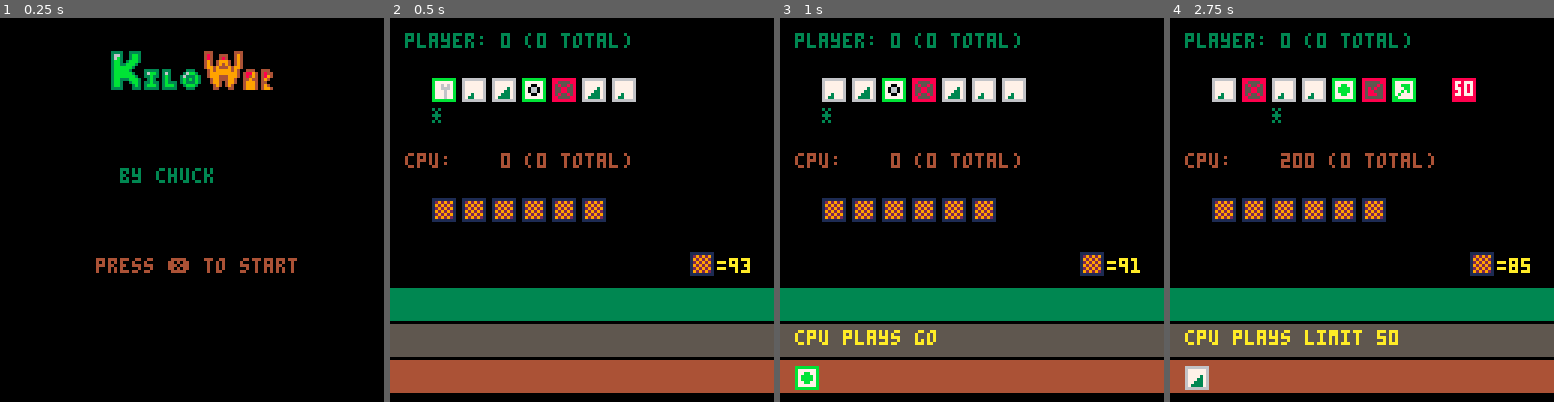
Above: before the commit, frames 1-4 (left to right).
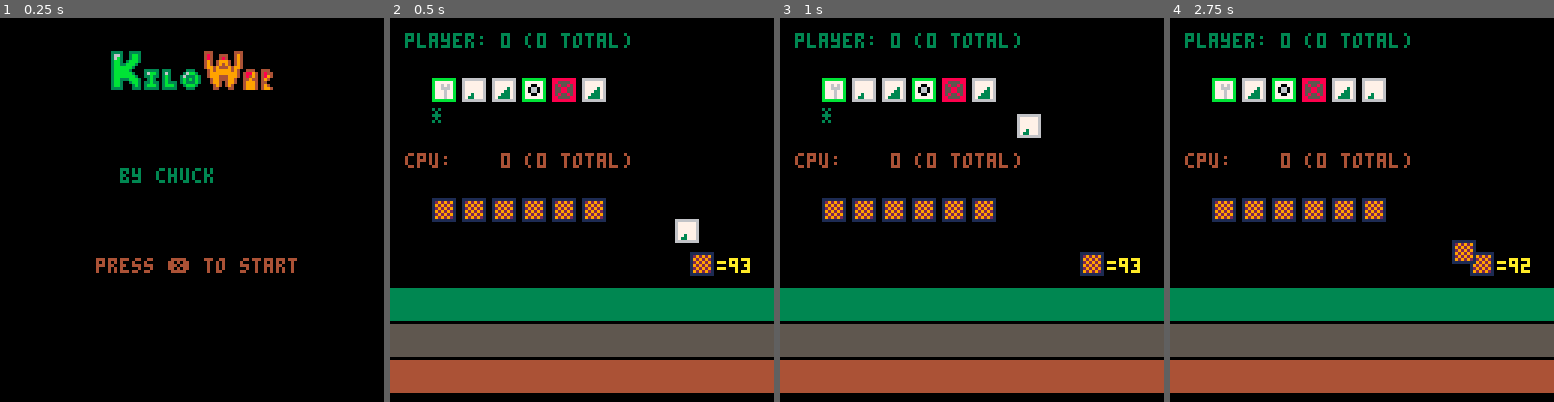
Above: after the commit, the same moments.

Repository: charles-christiansen/kilowar
Game: PICO-8 cartridge kilowar.p8
Same seed, same stepped clock (60 frames per second), same inputs: the game is played once before the commit and once after it.
Inputs:
- Up to frame 1 (0.25 s): no input
- Up to frame 2 (0.5 s): tap X (X key) at 0.33 s
- Up to frame 3 (1 s): tap O (Z key) at 0.7 s
- Up to frame 4 (2.75 s): tap X (X key) at 1.07, 1.85 s; hold Right 1.6-2.1 s; tap O (Z key) at 1.7, 2.1, 2.5 s; hold Right from 2.47 s (still down)

Frame 1 is identical in both runs. In frame 2, 0.8% of the frame differs, in the area x 57-81%, y 15-59%; in frame 3, 3.2%; in frame 4, 5.0%, in the area x 3-94%, y 15-97%.

Commit message:
Animations all work, commiting before implementing extension

Diff:
--- a/kilowar.p8
+++ b/kilowar.p8
@@ -5,6 +5,7 @@
 
 --TODO:
 ----4. coup fourre!
+----5. extension
 ----5. w-l record save/clear
 ----6. card playing improvements
 ------ slow down cpu play
@@ -18,8 +19,8 @@
 	debugbox = {x=0,y=102,xe=128,ye=112,col=5}
 	cpubox = {x=0,y=114,xe=128,ye=124,col=4}
 	playerptrbox = {x=10,y=30,xe=80,ye=40,col=0}
-	player = {name="player",col=3,hand={},score=0,total=0,cfs=0,num200s=0,limit=false,upcard=nil,safeties={}}
-	cpu = {name="cpu",col=4,hand={},score=0,total=0,cfs=0,num200s=0,limit=false,upcard=nil,safeties={},skill=1}
+	player = {name="player",col=3,hand={},score=0,total=0,cfs=0,num200s=0,limit=false,upcard=nil,prevupcard=nil,safeties={},cardy=20,box=playerbox}
+	cpu = {name="cpu",col=4,hand={},score=0,total=0,cfs=0,num200s=0,limit=false,upcard=nil,prevupcard=nil,safeties={},cardy=60,box=cpubox,skill=1}
 	dealt = false
 	stdgoal = 700
 	extgoal = 1000
@@ -27,15 +28,32 @@
 	totalgoal = 5000
 	currentplayer = {name="nobody"}
 	turninprogress = false
+	playinprogress = false
+	discardinprogress = false
+	drawupinprogress = false
+	playedcard = nil
+	playedcardtarget = nil
+	discardedcard = nil
+	drawncard = nil
+	cardplayspeed = 0.02
 	mode = "start"
 	playercardptr = 1
+	deckx = 100
+	decky = 78
+	limitx = 94
+	cardtargetx = -1
+	cardtargety = -1
 
 	racewinner = ""
 	matchwinner = ""
+
+	playerraceoverpoints = 0
+	cpuraceoverpoints = 0
 
 	-- debugging
 	debug = ""
 	cpudebug = ""
+	cheat = false
 	palt(14,true)
 	palt(0,false)
 end
@@ -54,45 +72,45 @@
 	for i=1,14 do
 		-- add number cards
 		if i <= 10 then
-			add(_d,{type="n",value=25,belowlimit=true,name="25",remedy="",safety="",sprite=1})
-			add(_d,{type="n",value=50,belowlimit=true,name="50",remedy="",safety="",sprite=2})
-			add(_d,{type="n",value=75,belowlimit=false,name="75",remedy="",safety="",sprite=3})
+			add(_d,{type="n",value=25,belowlimit=true,name="25",remedy="",safety="",sprite=1,x=-1,y=-1})
+			add(_d,{type="n",value=50,belowlimit=true,name="50",remedy="",safety="",sprite=2,x=-1,y=-1})
+			add(_d,{type="n",value=75,belowlimit=false,name="75",remedy="",safety="",sprite=3,x=-1,y=-1})
 		end
 		if i <= 12 then
-			add(_d,{type="n",value=100,belowlimit=false,name="100",remedy="",safety="",sprite=4})
+			add(_d,{type="n",value=100,belowlimit=false,name="100",remedy="",safety="",sprite=4,x=-1,y=-1})
 		end
 
 		if i <=4 then
-			add(_d,{type="n",value=200,belowlimit=false,name="200",remedy="",safety="",sprite=5})
+			add(_d,{type="n",value=200,belowlimit=false,name="200",remedy="",safety="",sprite=5,x=-1,y=-1})
 		end
 		-- add go cards
-		add(_d,{type="g",value=0,belowlimit=false,name="go",remedy="",safety="",sprite=6})
+		add(_d,{type="g",value=0,belowlimit=false,name="go",remedy="",safety="",sprite=6,x=-1,y=-1})
 		-- add stop cards
 		if i <=5 then
-			add(_d,{type="s",value=0,belowlimit=false,name="stop",remedy="",safety="emergency",sprite=7})
+			add(_d,{type="s",value=0,belowlimit=false,name="stop",remedy="",safety="emergency",sprite=7,x=-1,y=-1})
 		end
 		-- add hazards + speed limits
 		if i <= 3 then
-			add(_d,{type="h",value=0,belowlimit=false,name="flat",remedy="spare",safety="ppt",sprite=8})
-			add(_d,{type="h",value=0,belowlimit=false,name="crash",remedy="repair",safety="ace",sprite=9})
-			add(_d,{type="h",value=0,belowlimit=false,name="empty",remedy="gascan",safety="tanker",sprite=10})
+			add(_d,{type="h",value=0,belowlimit=false,name="flat",remedy="spare",safety="ppt",sprite=8,x=-1,y=-1})
+			add(_d,{type="h",value=0,belowlimit=false,name="crash",remedy="repair",safety="ace",sprite=9,x=-1,y=-1})
+			add(_d,{type="h",value=0,belowlimit=false,name="empty",remedy="gascan",safety="tanker",sprite=10,x=-1,y=-1})
 		end
 		if i <= 4 then
-			add(_d,{type="l",value=0,belowlimit=false,name="limit 50",remedy="nolimit",safety="emergency",sprite=12})
+			add(_d,{type="l",value=0,belowlimit=false,name="limit 50",remedy="nolimit",safety="emergency",sprite=12,x=-1,y=-1})
 		end
 		-- add remedies + remove limits
 		if i <= 6 then
-			add(_d,{type="v",value=0,belowlimit=false,name="nolimit",remedy="",safety="emergency",sprite=11})
-			add(_d,{type="r",value=0,belowlimit=false,name="gascan",remedy="",safety="",sprite=17})
-			add(_d,{type="r",value=0,belowlimit=false,name="repair",remedy="",safety="",sprite=18})
-			add(_d,{type="r",value=0,belowlimit=false,name="spare",remedy="",safety="",sprite=19})
+			add(_d,{type="v",value=0,belowlimit=false,name="nolimit",remedy="",safety="emergency",sprite=11,x=-1,y=-1})
+			add(_d,{type="r",value=0,belowlimit=false,name="gascan",remedy="",safety="",sprite=17,x=-1,y=-1})
+			add(_d,{type="r",value=0,belowlimit=false,name="repair",remedy="",safety="",sprite=18,x=-1,y=-1})
+			add(_d,{type="r",value=0,belowlimit=false,name="spare",remedy="",safety="",sprite=19,x=-1,y=-1})
 		end
 		-- add safeties
 		if i == 1 then
-			add(_d,{type="f",value=0,belowlimit=false,name="ppt",remedy="",safety="",sprite=13})
-			add(_d,{type="f",value=0,belowlimit=false,name="tanker",remedy="",safety="",sprite=14})
-			add(_d,{type="f",value=0,belowlimit=false,name="ace",remedy="",safety="",sprite=15})
-			add(_d,{type="f",value=0,belowlimit=false,name="emergency",remedy="",safety="",sprite=16})
+			add(_d,{type="f",value=0,belowlimit=false,name="ppt",remedy="",safety="",sprite=13,x=-1,y=-1})
+			add(_d,{type="f",value=0,belowlimit=false,name="tanker",remedy="",safety="",sprite=14,x=-1,y=-1})
+			add(_d,{type="f",value=0,belowlimit=false,name="ace",remedy="",safety="",sprite=15,x=-1,y=-1})
+			add(_d,{type="f",value=0,belowlimit=false,name="emergency",remedy="",safety="",sprite=16,x=-1,y=-1})
 		end
 	end
 
@@ -123,13 +141,14 @@
 
 function update_game()
 	-- check for race win condition
-	-- TODO: figure out how not to call newrace() twice
-	if #racewinner == 0 then
+	if #racewinner == 0 and not drawupinprogress and not turninprogress and not playinprogress and not discardinprogress then
 		racewinner = isracewon()
 	end
 
 	-- check for match win condition
+	-- TODO: only check this AFTER checking extension!
 	matchwinner = ismatchwon()
+
 	if #matchwinner > 0 then
 		debug = "*** "..matchwinner.." wins the match ***"
 		cpudebug = "press ❎ to start a new match!"
@@ -149,79 +168,202 @@
 	else
 		-- deal the players a hand
 		if not dealt then
+			if cheat then
+				cheatdealto(player)
+			end
 			for i=1,6 do
-				dealto(player)
-				dealto(cpu)
+				if not cheat then
+					dealto(player,i)
+				end
+				dealto(cpu,i)
 			end
 			dealt = true
 		end
 
-		if not turninprogress then
-			turninprogress = true
+		if not turninprogress and not drawupinprogress then
+--			turninprogress = true
+			playinprogress = false
 			if currentplayer.name==player.name then
 				currentplayer = cpu
 			else
 				currentplayer = player
 			end
 			draw_up(currentplayer)
-		end
-		if currentplayer.name==player.name then
-			if btnp(1) then
-				playercardptr += 1
-				if playercardptr > #(player.hand) then
-					playercardptr = 1
+			drawupinprogress = true
+		end
+		if drawupinprogress then
+			if drawncard != nil then
+				drawncard.x += drawncard.dx
+				if drawncard.dx < 0 and drawncard.x <= cardtargetx then
+					drawncard.x = cardtargetx
+					drawncard.dx = 0
+				elseif drawncard.dx > 0 and drawncard.x >= cardtargetx then
+					drawncard.x = cardtargetx
+					drawncard.dx = 0
 				end
+				-- card could move up or down depending on type and player
+				drawncard.y += drawncard.dy
+				if drawncard.dy > 0 and drawncard.y >= cardtargety then
+					drawncard.y = cardtargety
+					drawncard.dy = 0
+				elseif drawncard.dy < 0 and drawncard.y <= cardtargety then
+					drawncard.y = cardtargety
+					drawncard.dy = 0
+				end
+				if drawncard.dx == 0 and drawncard.dy == 0 then
+					drawncard = nil
+					playedcard = nil
+					discardedcard = nil
+					playedcardtarget = nil
+					player.prevupcard = nil
+					cpu.prevupcard = nil
+					playinprogress = false
+					discardinprogress = false
+					turninprogress = true
+					drawupinprogress = false
+				end
+			else
+				drawncard = nil
+				playedcard = nil
+				discardedcard = nil
+				playedcardtarget = nil
+				player.prevupcard = nil
+				cpu.prevupcard = nil
+				playinprogress = false
+				discardinprogress = false
+				turninprogress = true
+				drawupinprogress = false
+			end
+		elseif discardinprogress then
+			discardedcard.x += discardedcard.dx
+			if discardedcard.dx < 0 and discardedcard.x <= cardtargetx then
+				discardedcard.x = cardtargetx
+				discardedcard.dx = 0
+			elseif discardedcard.dx > 0 and discardedcard.x >= cardtargetx then
+				discardedcard.x = cardtargetx
+				discardedcard.dx = 0
+			end
+			-- card could move up or down depending on type and player
+			discardedcard.y += discardedcard.dy
+			if discardedcard.dy > 0 and discardedcard.y >= cardtargety then
+				discardedcard.y = cardtargety
+				discardedcard.dy = 0
+			elseif discardedcard.dy < 0 and discardedcard.y <= cardtargety then
+				discardedcard.y = cardtargety
+				discardedcard.dy = 0
+			end
+			if discardedcard.dx == 0 and discardedcard.dy == 0 then
+				playedcard = nil
+				discardedcard = nil
+				playedcardtarget = nil
+				player.prevupcard = nil
+				cpu.prevupcard = nil
+				playinprogress = false
+				discardinprogress = false
+				turninprogress = false
+				drawupinprogress = false
+			end
+		elseif playinprogress then
+			-- card could move left or right depending on type
+			playedcard.x += playedcard.dx
+			if playedcard.dx < 0 and playedcard.x <= cardtargetx then
+				playedcard.x = cardtargetx
+				playedcard.dx = 0
+			elseif playedcard.dx > 0 and playedcard.x >= cardtargetx then
+				playedcard.x = cardtargetx
+				playedcard.dx = 0
+			end
+			-- card could move up or down depending on type and player
+			playedcard.y += playedcard.dy
+			if playedcard.dy > 0 and playedcard.y >= cardtargety then
+				playedcard.y = cardtargety
+				playedcard.dy = 0
+			elseif playedcard.dy < 0 and playedcard.y <= cardtargety then
+				playedcard.y = cardtargety
+				playedcard.dy = 0
+			end
+			if playedcard.dx == 0 and playedcard.dy == 0 then
+				playedcard = nil
+				discardedcard = nil
+				playedcardtarget = nil
+				player.prevupcard = nil
+				cpu.prevupcard = nil
+				playinprogress = false
+				discardinprogress = false
+				turninprogress = false
+				drawupinprogress = false
+			end
+		else
+			if currentplayer.name==player.name then
+				if btnp(1) then
+					playercardptr += 1
+					if playercardptr > #(player.hand) then
+						playercardptr = 1
+					end
+					debug=""
+					sfx(0)
+				elseif btnp(0) then
+					playercardptr -= 1
+					if playercardptr == 0 then
+						playercardptr = #(player.hand)
+					end
+					debug=""
+					sfx(0)
+				elseif btnp(5) then
+					if checkvalidplay(player,cpu,player.hand[playercardptr]) then
+						debug=""
+						playedcard = player.hand[playercardptr]
+						player.prevupcard = player.upcard
+						cpu.prevupcard = cpu.upcard
+						playcard(player,cpu,player.hand[playercardptr])
+						animatecard(playedcard,player,cpu)
+						if playercardptr > #(player.hand) then
+							playercardptr-=1
+						end
+						--turninprogress = false
+						playinprogress = true
+					else
+						debug = "invalid play: " .. player.hand[playercardptr].name
+					end
+				elseif btnp(4) then
+					if player.hand[playercardptr].type == "f" then
+						debug = "don't discard that!"
+					else
+						discard(player,player.hand[playercardptr])
+						if playercardptr > #(player.hand) then
+							playercardptr-=1
+						end
+						--turninprogress = false
+						discardinprogress = true
+					end
+				end
+			else
+				-- cpu skill level logic TODO:
+				---- 1 = normal (plays first playable card)
+				---- 0 = easy (plays to go/recover when possible)
+				---- 2 = hard (plays to stop player when possible)
+				for i=1,#(cpu.hand) do
+					if checkvalidplay(cpu,player,cpu.hand[i]) then
+						debug=""
+						cpudebug="cpu plays "..cpu.hand[i].name
+						playedcard = cpu.hand[i]
+						player.prevupcard = player.upcard
+						cpu.prevupcard = cpu.upcard
+						playcard(cpu,player,cpu.hand[i])
+						animatecard(playedcard,cpu,player)
+						--turninprogress = false
+						playinprogress = true
+						return
+					end
+				end
+
+				-- cpu is unable to play, needs to discard
 				debug=""
-				sfx(0)
-			elseif btnp(0) then
-				playercardptr -= 1
-				if playercardptr == 0 then
-					playercardptr = #(player.hand)
-				end
-				debug=""
-				sfx(0)
-			elseif btnp(5) then
-				if checkvalidplay(player,cpu,player.hand[playercardptr]) then
-					debug=""
-					playcard(player,cpu,player.hand[playercardptr])
-					if playercardptr > #(player.hand) then
-						playercardptr-=1
-					end
-					turninprogress = false
-				else
-					debug = "invalid play: " .. player.hand[playercardptr].name
-				end
-			elseif btnp(4) then
-				if player.hand[playercardptr].type == "f" then
-					debug = "don't discard that!"
-				else
-					discard(player,player.hand[playercardptr])
-					if playercardptr > #(player.hand) then
-						playercardptr-=1
-					end
-					turninprogress = false
-				end
-			end
-		else
-			-- cpu skill level logic TODO:
-			---- 1 = normal (plays first playable card)
-			---- 0 = easy (plays to go/recover when possible)
-			---- 2 = hard (plays to stop player when possible)
-			for i=1,#(cpu.hand) do
-				if checkvalidplay(cpu,player,cpu.hand[i]) then
-					debug=""
-					cpudebug="cpu plays "..cpu.hand[i].name
-					playcard(cpu,player,cpu.hand[i])
-					turninprogress = false
-					return
-				end
-			end
-
-			-- cpu is unable to play, needs to discard
-			debug=""
-			cpudebug="cpu discards "..cpu.hand[1].name
-			discard(cpu,cpu.hand[1])
-			turninprogress = false
+				cpudebug="cpu discards "..cpu.hand[1].name
+				discard(cpu,cpu.hand[1])
+				--turninprogress = false
+				discardinprogress = true
+			end
 		end
 	end
 end
@@ -246,18 +388,6 @@
 	cls()
 	print("player: "..player.score.." ("..player.total.." total)",5,5,player.col)
 	print("cpu:    "..cpu.score.." ("..cpu.total.." total)",5,45,cpu.col)
-	for i=1,#(player.hand) do
-		spr(player.hand[i].sprite,i*10+4,20)
-	end
-	if player.limit then
-		spr(21,94,20)
-	end
-	for i=1,#(cpu.hand) do
-		spr(20,i*10+4,60)
-	end
-	if cpu.limit then
-		spr(21,94,60)
-	end
 	rectfill(playerbox.x,playerbox.y,playerbox.xe,playerbox.ye,playerbox.col)
 	rectfill(playerptrbox.x,playerptrbox.y,playerptrbox.xe,playerptrbox.ye,playerptrbox.col)
 	rectfill(cpubox.x,cpubox.y,cpubox.xe,cpubox.ye,cpubox.col)
@@ -270,23 +400,73 @@
 	if cpudebug != "" then
 		print(cpudebug,5,debugbox.y+2,10)
 	end
-	spr(20,100,78)
+	spr(20,deckx,decky)
 	print("="..#deck,109,80,10)
 	if debug != "" then
 		print(debug,5,playerbox.y+2,10)
 	else
-		if player.upcard ~= nil then
+		if player.prevupcard != nil and playedcard != nil and playedcardtarget != nil then
+			spr(player.prevupcard.sprite,playerbox.x+5,playerbox.y+2)
+		elseif player.prevupcard == nil and player.upcard ~= nil then
 			spr(player.upcard.sprite,playerbox.x+5,playerbox.y+2)
 		end
-		for i=1,#(player.safeties) do
+		numsafeties = #(player.safeties)
+		if playedcard != nil and playedcardtarget != nil and playedcardtarget.name == "player" and playedcard.type == "f" then
+			numsafeties -= 1
+		end
+		for i=1,numsafeties do
 			spr(player.safeties[i].sprite,playerbox.x+88+(10*(i-1)),playerbox.y+2)
 		end
 	end
-	if cpu.upcard ~= nil then
+	if cpu.prevupcard != nil and playedcard != nil and playedcardtarget != nil then
+		spr(cpu.prevupcard.sprite,cpubox.x+5,cpubox.y+2)
+	elseif cpu.prevupcard == nil and cpu.upcard ~= nil then
 		spr(cpu.upcard.sprite,cpubox.x+5,cpubox.y+2)
 	end
-	for i=1,#(cpu.safeties) do
+	numsafeties = #(cpu.safeties)
+	if playedcard != nil and playedcardtarget != nil and playedcardtarget.name == "cpu" and playedcard.type == "f" then
+		numsafeties -= 1
+		end
+	for i=1,numsafeties do
 		spr(cpu.safeties[i].sprite,cpubox.x+88+(10*(i-1)),cpubox.y+2)
+	end
+
+	if drawupinprogress and currentplayer.name == "player" then
+		for i=1,#(player.hand)-1 do
+			spr(player.hand[i].sprite,player.hand[i].x,player.hand[i].y)
+		end
+	else
+		for i=1,#(player.hand) do
+			spr(player.hand[i].sprite,player.hand[i].x,player.hand[i].y)
+		end
+	end
+	if (player.limit and (playedcard == nil or (playedcard != nil and (playedcardtarget.name != "player" or playedcard.type != "l")))) or (playedcard != nil and playedcardtarget != nil and playedcard.type == "v" and playedcardtarget.name == "player") then
+		spr(21,limitx,player.cardy)
+	end
+	if drawupinprogress and currentplayer.name == "cpu" then
+		for i=1,#(cpu.hand)-1 do
+			spr(20,cpu.hand[i].x,cpu.hand[i].y)
+		end
+	else
+		for i=1,#(cpu.hand) do
+			spr(20,cpu.hand[i].x,cpu.hand[i].y)
+		end
+	end
+	if (cpu.limit and (playedcard == nil or (playedcard != nil and (playedcardtarget.name != "cpu" or playedcard.type != "l")))) or (playedcard != nil and playedcardtarget != nil and playedcard.type == "v" and playedcardtarget.name == "cpu") then
+		spr(21,limitx,cpu.cardy)
+	end
+	if playedcard != nil then
+		spr(playedcard.sprite,playedcard.x,playedcard.y)
+	end
+	if discardedcard != nil then
+		spr(discardedcard.sprite,discardedcard.x,discardedcard.y)
+	end
+	if drawupinprogress then
+		if currentplayer.name == "player" then
+			spr(drawncard.sprite,drawncard.x,drawncard.y)
+		else
+			spr(20,drawncard.x,drawncard.y)
+		end
 	end
 end
 -->8
@@ -313,6 +493,8 @@
 	cpu.limit=false
 	player.upcard=nil
 	cpu.upcard=nil
+	player.prevupcard=nil
+	cpu.prevupcard=nil
 	playercardptr=1
 	currentplayer = {name="nobody"}
 	turninprogress = false
@@ -323,24 +505,103 @@
 end
 
 function draw_up(_curplayer,_cf)
-	add(_curplayer.hand,deck[1])
-	del(deck,deck[1])
 	if _cf then
 		-- after coup foure, we draw two
-		add(_curplayer.hand,deck[1])
-		del(deck,deck[1])
-	end
---	return _curplayer
+		card = deck[1]
+		if card != nil then
+			card.x = 64 -- card 6 times 10 plus 4
+			card.y = _curplayer.cardy
+			add(_curplayer.hand,card)
+			del(deck,card)
+		end
+	end
+	card = deck[1]
+	if card != nil then
+		card.x = 74 -- card 7 times 10 plus 4
+		card.y = _curplayer.cardy
+		drawncard = clonecard(card)
+		drawncard.x = deckx
+		drawncard.y = decky
+		cardtargetx = card.x
+		cardtargety = card.y
+		drawncard.dx = cardplayspeed * (cardtargetx - drawncard.x)
+		drawncard.dy = cardplayspeed * (cardtargety - drawncard.y)
+		add(_curplayer.hand,card)
+		del(deck,card)
+	end
 end
 
 function discard(_player,_card)
+	discardedcard = clonecard(_card)
+	cardtargetx = -5
+	cardtargety = -5
+	discardedcard.dx = cardplayspeed * (cardtargetx - discardedcard.x)
+	discardedcard.dy = cardplayspeed * (cardtargety - discardedcard.y)
 	del(_player.hand,_card)
-end
-
-function dealto(_player)
+	recalculatehandpos(_player)
+end
+
+function dealto(_player,_cardnum)
 	card = deck[1]
+	card.x = _cardnum * 10 + 4
+	card.y = _player.cardy
 	add(_player.hand,card)
 	del(deck,deck[1])
+end
+
+function cheatdealto(_player)
+	-- search the deck for safeties!
+	cn = 1
+	for i=#deck,1,-1 do
+		card = deck[i]
+		if _player.name == "player" and #(_player.safeties) < 4 and card.type == "f" then
+			card.x = cn * 10 + 4
+			cn += 1
+			card.y = _player.cardy
+			add(_player.hand,card)
+			del(deck,deck[i])
+		end
+	end
+	for i=1,2 do
+		card = deck[1]
+		card.x = cn * 10 + 4
+		cn += 1
+		card.y = _player.cardy
+		add(_player.hand,card)
+		del(deck,deck[1])
+	end
+end
+
+function recalculatehandpos(_curplayer)
+	for i=1,#(_curplayer.hand) do
+		_curplayer.hand[i].x = i*10+4
+	end
+end
+
+function animatecard(_card,_cardplayer,_otherplayer)
+	if _card.type == "n" or _card.type == "g" or _card.type == "r" or (_card.type == "f" and _card.name != "emergency" and _cardplayer.upcard != nil and _cardplayer.upcard.safety == _card.name) then
+		cardtargetx = _cardplayer.box.x + 5
+		cardtargety = _cardplayer.box.y + 2
+		playedcardtarget = _cardplayer
+	elseif _card.type == "s" or _card.type == "h" then
+		cardtargetx = _otherplayer.box.x + 5
+		cardtargety = _otherplayer.box.y + 2
+		playedcardtarget = _otherplayer
+	elseif _card.type == "v" then
+		cardtargetx = limitx
+		cardtargety = _cardplayer.cardy
+		playedcardtarget = _cardplayer
+	elseif _card.type == "l" then
+		cardtargetx = limitx
+		cardtargety = _otherplayer.cardy
+		playedcardtarget = _otherplayer
+	elseif _card.type == "f" then
+		cardtargetx = _cardplayer.box.x + 88 + (10 * (#(_cardplayer.safeties) - 1))
+		cardtargety = _cardplayer.box.y + 2
+		playedcardtarget = _cardplayer
+	end
+	_card.dx = cardplayspeed * (cardtargetx - _card.x)
+	_card.dy = cardplayspeed * (cardtargety - _card.y)
 end
 
 function hassafety(_player,_safety)
@@ -469,6 +730,7 @@
 		_player.upcard = clonecard(_card)
 	end
 	del(_player.hand,_card)
+	recalculatehandpos(_player)
 end
 
 function ismatchwon()
@@ -502,47 +764,93 @@
 	else
 		return ""
 	end
+
+	-- TODO: don't add points to total here, we may call extension!
+	playerraceoverpoints = 0
+	cpuraceoverpoints = 0
+
 	player.total += player.score
+	playerraceoverpoints += player.score
 	player.total += #(player.safeties) * 100
+	playerraceoverpoints += #(player.safeties) * 100
 	if #(player.safeties) == 4 then
 		player.total += 400
+		playerraceoverpoints += 400
 	end
 	cpu.total += cpu.score
+	cpuraceoverpoints += cpu.score
 	cpu.total += #(cpu.safeties) * 100
+	cpuraceoverpoints += #(cpu.safeties) * 100
 	if #(cpu.safeties) == 4 then
 		cpu.total += 400
-	end
-
-	if winner.name ~= "draw" then
+		cpuraceoverpoints += 400
+	end
+
+	if winner.name == "player" then
 		-- race winner gets 400 points
 		winner.total += 400
+		playerraceoverpoints += 400
 
 		if loser.score == 0 then
 			-- shutout, 500 points
 			winner.total += 500
+			playerraceoverpoints += 500
 		end
 
 		if #deck == 0 then
 			-- delayed action, 300 points
 			winner.total += 300
+			playerraceoverpoints += 300
 		end
 
 		if winner.num200s == 0 then
 			-- safe trip, 300 points
 			winner.total += 300
-		end
-
-		-- TODO: extension, 200 points
+			playerraceoverpoints += 300
+		end
+
+		if curgoal == extgoal then
+			-- extension, 200 points
+			winner.total += 200
+			playerraceoverpoints += 200
+		end
 		-- TODO: coup fourre, 300 points each
-	end
-
-	--player.score = 0
-	--cpu.score = 0
+	elseif winner.name == "cpu" then
+		-- race winner gets 400 points
+		winner.total += 400
+		cpuraceoverpoints += 400
+
+		if loser.score == 0 then
+			-- shutout, 500 points
+			winner.total += 500
+			cpuraceoverpoints += 500
+		end
+
+		if #deck == 0 then
+			-- delayed action, 300 points
+			winner.total += 300
+			cpuraceoverpoints += 300
+		end
+
+		if winner.num200s == 0 then
+			-- safe trip, 300 points
+			winner.total += 300
+			cpuraceoverpoints += 300
+		end
+
+		if curgoal == extgoal then
+			-- extension, 200 points
+			winner.total += 200
+			cpuraceoverpoints += 200
+		end
+		-- TODO: coup fourre, 300 points each
+	end
+
 	return winner.name
 end
 
 function clonecard(_card)
-	return {type=_card.type,value=_card.value,belowlimit=_card.belowlimit,name=_card.name,remedy=_card.remedy,safety=_card.safety,sprite=_card.sprite}
+	return {type=_card.type,value=_card.value,belowlimit=_card.belowlimit,name=_card.name,remedy=_card.remedy,safety=_card.safety,sprite=_card.sprite,x=_card.x,y=_card.y}
 end
 __gfx__
 000000006666666666666666666666666666666666666666bbbbbbbb88888888888888888888888888888888bbbbbbbb88888888cccccccccccccccccccccccc
